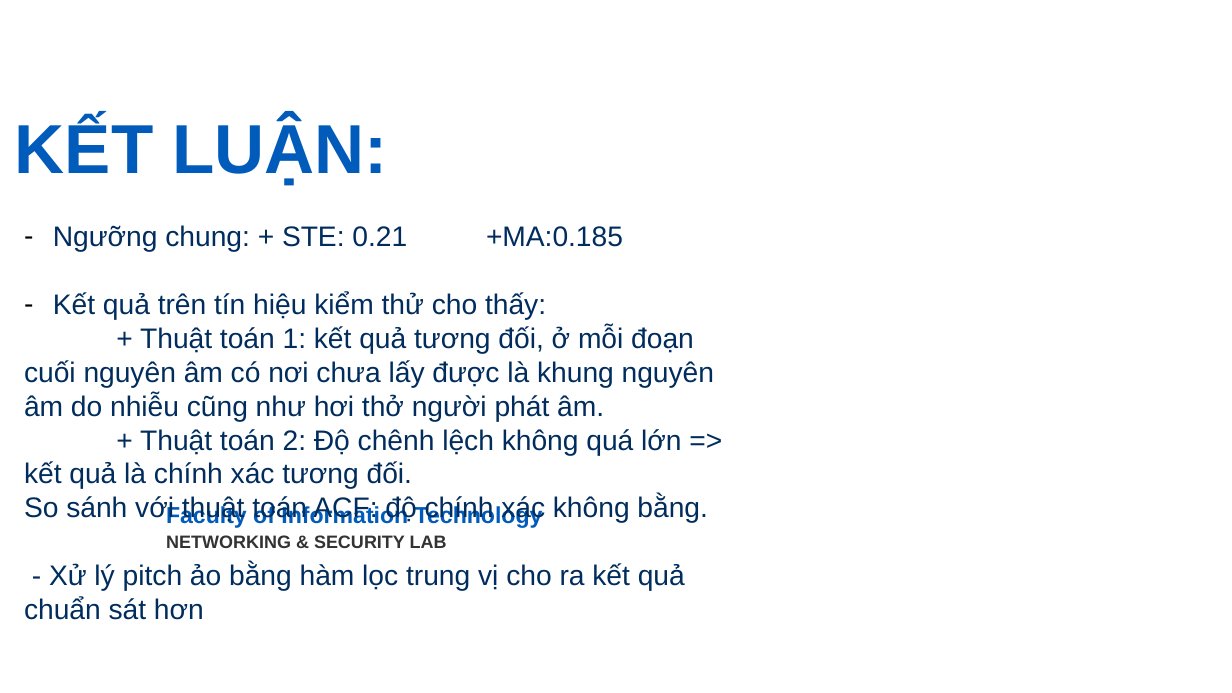
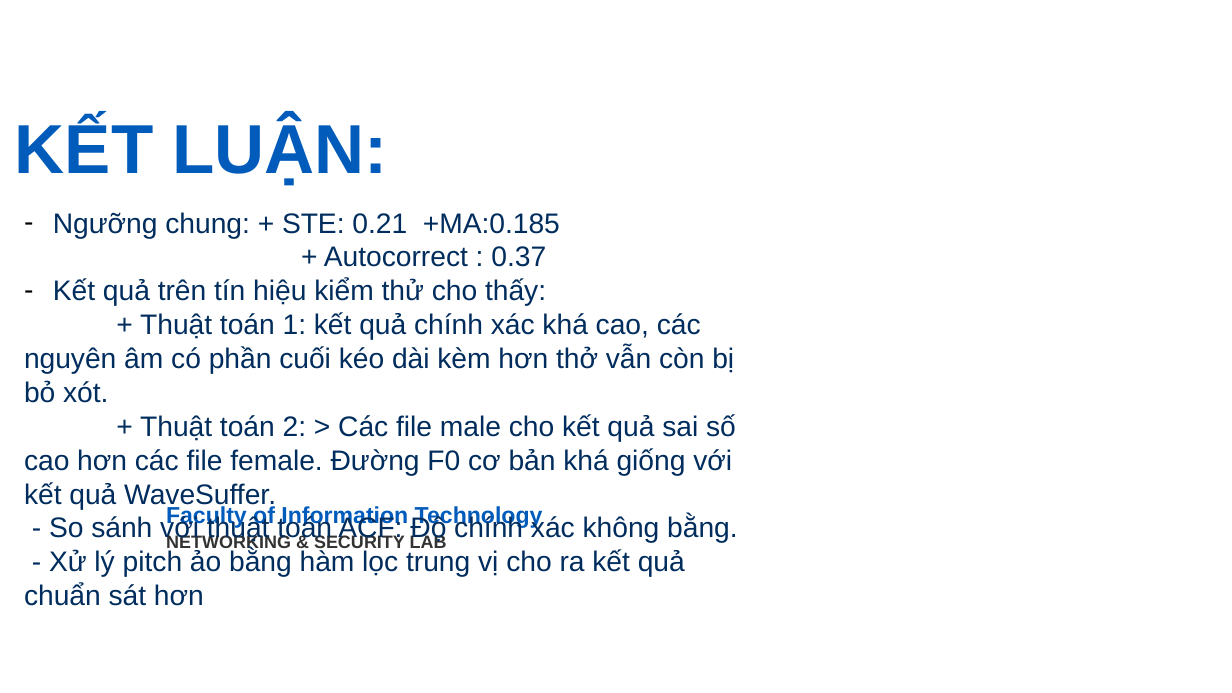
Before and after one commit to giabao2807/digital-signal-processing, a slide deck: slide 16 of endcourse/Final.pptx (slide 14 before the commit). Drawn at 1232x693 pixels with LibreOffice and Linux fonts; fonts in the diff are those of the drawing; background and template pictures are left out. Boxes give left, top, right and bottom in pixels: in the first picture for what was removed or moved away, otherwise in the second. Text is boxed around its words. In the diff, an @@ line names an element or a change of style, - is before the commit and + after.

Commit message:
edit ppt 13.12.21 ✨

```diff
--- a/endcourse/Final.pptx
+++ b/endcourse/Final.pptx
@@ text "Ngưỡng chung: + STE: 0.21 ..." moved from (x1=24, y1=225, x2=714, y2=620) to (x1=24, y1=212, x2=737, y2=606) @@
@@ text at (x1=324, y1=246, x2=546, y2=267): paragraph added @@
+        + Autocorrect : 0.37
@@ text at (x1=24, y1=312, x2=737, y2=543): text changed @@
-+ Thuật toán 1: kết quả tương đối, ở mỗi đoạn cuối nguyên âm có nơi chưa lấy được là khung nguyên âm do nhiễu cũng như hơi thở người phát âm.
-+ Thuật toán 2: Độ chênh lệch không quá lớn => kết quả là chính xác tương đối.
-So sánh với thuật toán ACF: độ chính xác không bằng.
++ Thuật toán 1: kết quả chính xác khá cao, các nguyên âm có phần cuối kéo dài kèm hơn thở vẫn còn bị bỏ xót.
++ Thuật toán 2: > Các file male cho kết quả sai số cao hơn các file female. Đường F0 cơ bản khá giống với kết quả WaveSuffer.
+- So sánh với thuật toán ACF: Độ chính xác không bằng.
```
Also in this commit, not shown: 6 other slides changed, 2 slides added, 2 other files.
